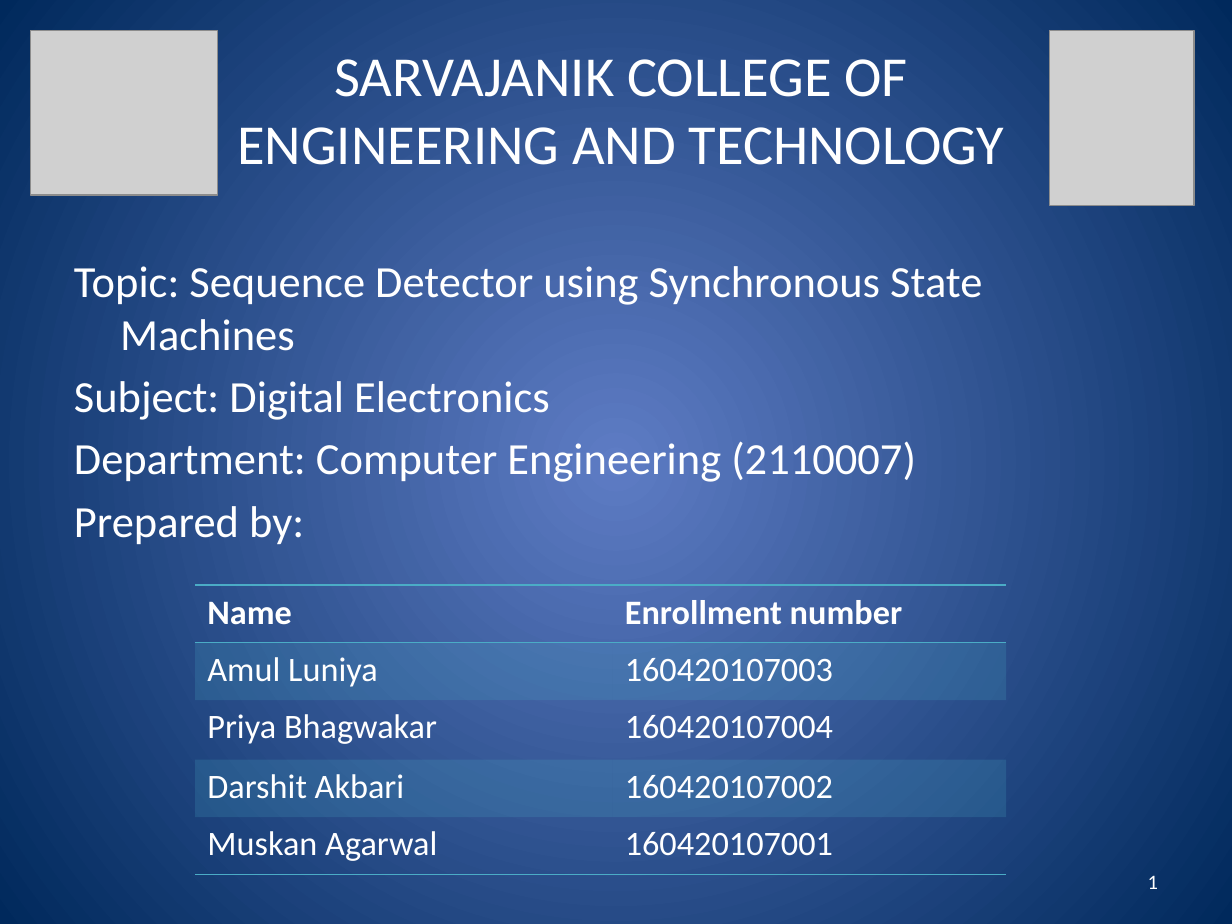
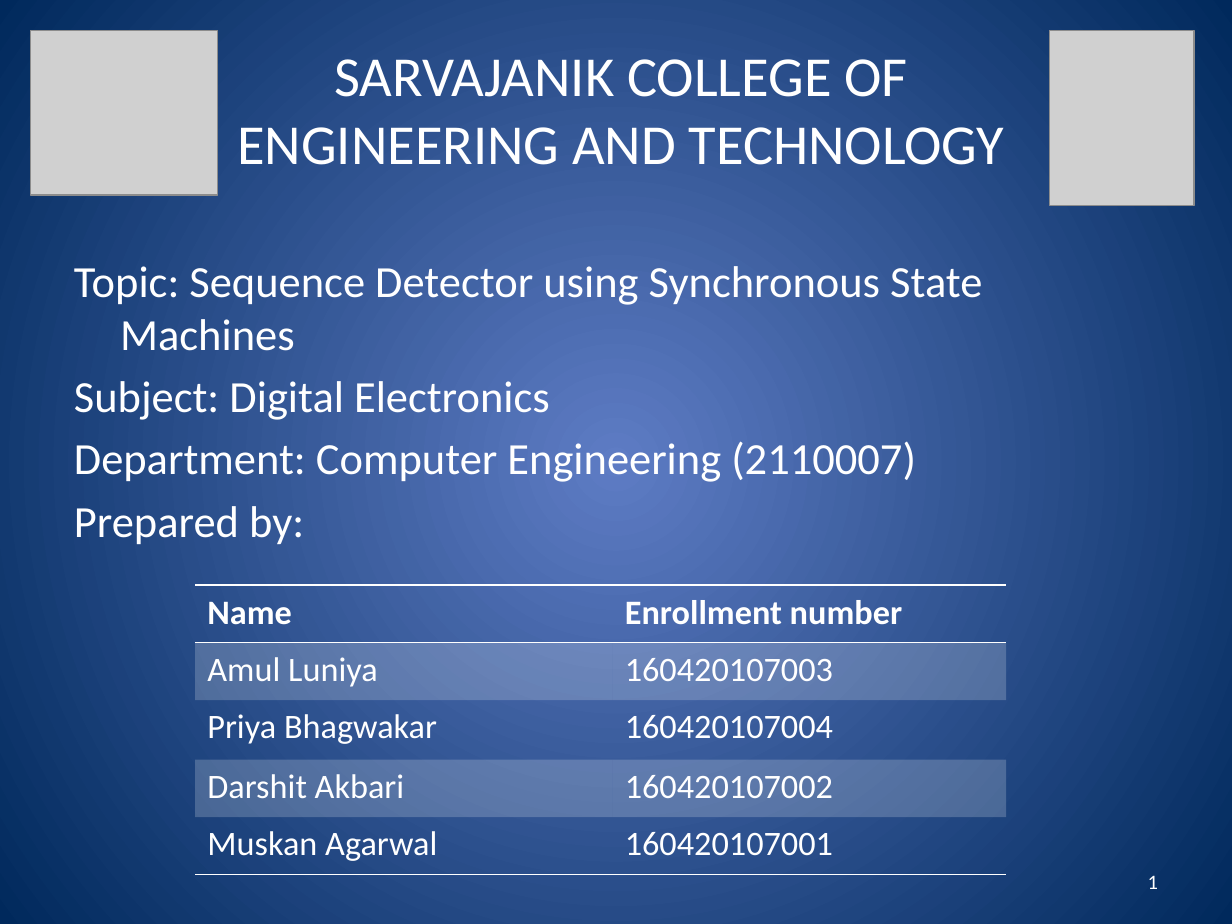
Before and after one commit to Amul01/Presentations, a slide deck: slide 1 of SDuSSM.pptx. Drawn at 1232x924 pixels with LibreOffice and Linux fonts; fonts in the diff are those of the drawing; grey boxes stand for pictures. Boxes give left, top, right and bottom in pixels: in the first picture for what was removed or moved away, otherwise in the second. Text is boxed around its words. In the diff, an @@ line names an element or a change of style, - is before the commit and + after.

```diff
--- a/SDuSSM.pptx
+++ b/SDuSSM.pptx
@@ table at (195,585,1005,875) @@
@@ fill #4BACC6 at 20% opacity to #FFFFFF at 20% opacity in 4 cells @@
@@ borders changed @@
```
Also in this commit, not shown: 2 other slides changed, 2 slides added.
